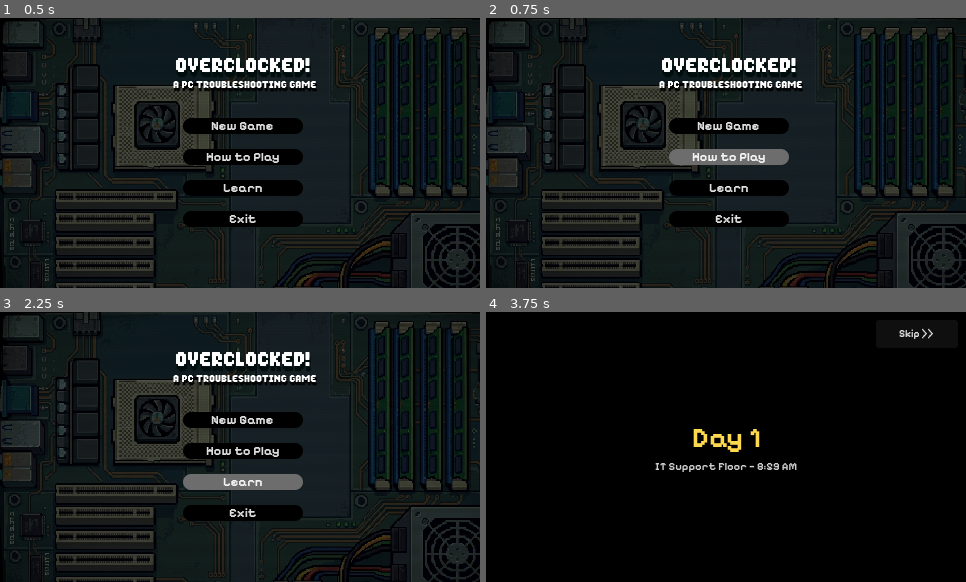
Above: before the commit, frames 1-4 (two rows, left to right).
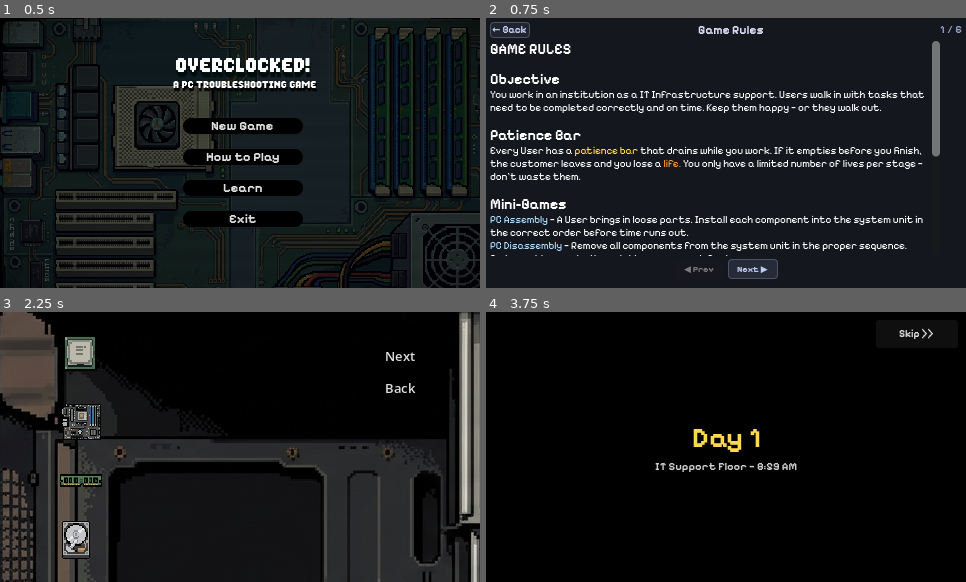
Above: after the commit, the same moments.

Repository: Raikosuu/Full-Tech-Panic_Public
Game: Godot game, scene res://scenes/main_menu.tscn
Two runs of this game, one before a commit and one after it. Both use one fixed random seed, a clock stepped at 60 frames per second and the inputs below. Video files are missing from this copy of the repository; at most half a second of black plays in their place.
Inputs (mouse positions are in pixels of both pictures, inside the frame that each line leads up to):
- Up to frame 1 (0.5 s): no input
- Up to frame 2 (0.75 s): click "How to Play" at 0.5 s
- Up to frame 3 (2.25 s): click (24, 322) at 1.25 s, where only the run after the commit has a clickable "← Back"; click "Learn" at 2 s
- Up to frame 4 (3.75 s): click (884, 387) at 2.75 s, where only the run after the commit has a clickable "Back"; click "New Game" at 3.5 s

Frame 1 is identical in both runs. In frame 2, 30% of the frame differs, in the area x 0-100%, y 0-100%; in frame 3, 59%; in frame 4, nothing differs.

Commit message:
adjusted values for minigames
update visuals for minigame 5 as well as minigame timer adjustments.

Diff:
--- a/mainmenu/scripts/main_menu.gd
+++ b/mainmenu/scripts/main_menu.gd
@@ -31,10 +31,10 @@
 		get_tree().change_scene_to_file(GameState.GAME_SCENE)
 
 func _on_learn_pressed() -> void:
-	pass
+	get_tree().change_scene_to_file("res://learn/scenes/learn.tscn")
 
 func _on_how_to_play_pressed() -> void:
-	pass
+	get_tree().change_scene_to_file("res://scenes/how_to_play.tscn")
 
 func _on_exit_pressed() -> void:
 	get_tree().quit()
--- a/project.godot
+++ b/project.godot
@@ -82,6 +82,10 @@
 ]
 }
 
+[input_devices]
+
+pointing/emulate_touch_from_mouse=true
+
 [rendering]
 
 textures/canvas_textures/default_texture_filter=0
--- a/scenes/minigame1_assembly.tscn
+++ b/scenes/minigame1_assembly.tscn
@@ -41,7 +41,7 @@
 
 [node name="Minigame1_v2" type="Node2D" unique_id=848190952]
 script = ExtResource("1_ldtce")
-time_limit = 30.0
+time_limit = 50.0
 win_screen_scene = ExtResource("2_bbmad")
 lose_screen_scene = ExtResource("3_joesv")
 timer_bar = NodePath("MinigameTimerBar")
--- a/scenes/minigame2_disassembly.tscn
+++ b/scenes/minigame2_disassembly.tscn
@@ -41,7 +41,7 @@
 
 [node name="Minigame2_Disassembly" type="Node2D" unique_id=914727271]
 script = ExtResource("1_i6ods")
-time_limit = 30.0
+time_limit = 50.0
 win_screen_scene = ExtResource("2_dis")
 lose_screen_scene = ExtResource("5_dis")
 timer_bar = NodePath("MinigameTimerBar")
--- a/scenes/minigame3_rj45.tscn
+++ b/scenes/minigame3_rj45.tscn
@@ -69,7 +69,7 @@
 [node name="Minigame3_RJ45" type="Node2D" unique_id=2115188806]
 script = ExtResource("1_rj45sc")
 wrong_crimp_lose_scene = ExtResource("3_qfr1o")
-time_limit = 35.0
+time_limit = 50.0
 win_screen_scene = ExtResource("2_rj45")
 lose_screen_scene = ExtResource("3_rj45")
 
--- a/scenes/minigame4_rj45a.tscn
+++ b/scenes/minigame4_rj45a.tscn
@@ -69,7 +69,7 @@
 [node name="Minigame4_RJ45A" type="Node2D" unique_id=2115188806]
 script = ExtResource("1_omsdi")
 wrong_crimp_lose_scene = ExtResource("2_qbu73")
-time_limit = 35.0
+time_limit = 50.0
 win_screen_scene = ExtResource("3_u3a6j")
 lose_screen_scene = ExtResource("4_b7nb5")
 
--- a/scenes/minigame5_diagnostics.tscn
+++ b/scenes/minigame5_diagnostics.tscn
@@ -5,6 +5,7 @@
 [ext_resource type="PackedScene" uid="uid://bel8ij2nnxtvo" path="res://scenes/lose_screen.tscn" id="3_diag"]
 [ext_resource type="PackedScene" uid="uid://cgu8yawlh8ece" path="res://scenes/patience_bar.tscn" id="4_diag"]
 [ext_resource type="FontFile" uid="uid://castux4fucj02" path="res://assets/fonts/Pixelify_Sans/static/PixelifySans-Bold.ttf" id="5_diag"]
+[ext_resource type="Texture2D" uid="uid://dbd6hundd8ax5" path="res://assets/win-11.jpg" id="6_3aldh"]
 [ext_resource type="Texture2D" uid="uid://d1ap6t6g8oqki" path="res://assets/buttons/Screenshot 2026-06-13 174952.png" id="6_v4nyh"]
 [ext_resource type="Texture2D" uid="uid://m6ta8evgxe08" path="res://assets/buttons/Screenshot 2026-06-13 175647.png" id="7_t8sal"]
 [ext_resource type="Texture2D" uid="uid://07ybm1g6qk3n" path="res://assets/buttons/Screenshot 2026-06-13 175747.png" id="8_3aldh"]
@@ -71,7 +72,7 @@
 
 [node name="Minigame5_diagnostics" type="Node2D" unique_id=920621591]
 script = ExtResource("1_diag")
-time_limit = 60.0
+time_limit = 50.0
 win_screen_scene = ExtResource("2_diag")
 lose_screen_scene = ExtResource("3_diag")
 timer_bar = NodePath("PauseButtonLayer/MinigameTimerBar")
@@ -131,16 +132,19 @@
 grow_horizontal = 2
 grow_vertical = 2
 
-[node name="Wallpaper" type="ColorRect" parent="ScreenUI/MonitorFrame/Desktop" unique_id=933509682]
-layout_mode = 0
-anchor_right = 1.0
-anchor_bottom = 1.0
-grow_horizontal = 2
-grow_vertical = 2
-color = Color(0.05, 0.1, 0.25, 1)
+[node name="Wallpaper" type="TextureRect" parent="ScreenUI/MonitorFrame/Desktop" unique_id=842568441]
+layout_mode = 1
+anchors_preset = 15
+anchor_right = 1.0
+anchor_bottom = 1.0
+grow_horizontal = 2
+grow_vertical = 2
+texture = ExtResource("6_3aldh")
+expand_mode = 3
 
 [node name="WallpaperOverlay" type="ColorRect" parent="ScreenUI/MonitorFrame/Desktop" unique_id=1965400958]
-layout_mode = 0
+layout_mode = 1
+anchors_preset = 15
 anchor_right = 1.0
 anchor_bottom = 1.0
 grow_horizontal = 2
--- a/scenes/npc_1.tscn
+++ b/scenes/npc_1.tscn
@@ -169,7 +169,7 @@
 motion_mode = 1
 wall_min_slide_angle = 0.0
 script = ExtResource("1_ttshn")
-patience_while_seated = 15.0
+patience_while_seated = 20.0
 
 [node name="AnimatedSprite2D" type="AnimatedSprite2D" parent="." unique_id=1986938942]
 position = Vector2(0, -10)
--- a/scenes/npc_2.tscn
+++ b/scenes/npc_2.tscn
@@ -169,7 +169,7 @@
 motion_mode = 1
 wall_min_slide_angle = 0.0
 script = ExtResource("1_23bb0")
-patience_while_seated = 15.0
+patience_while_seated = 20.0
 
 [node name="AnimatedSprite2D" type="AnimatedSprite2D" parent="." unique_id=1538456434]
 position = Vector2(0, -10)
--- a/scripts/game_state.gd
+++ b/scripts/game_state.gd
@@ -26,8 +26,8 @@
 		"day_number":         2,
 		"day_label":          "Day 2",
 		"npcs_to_win":        5,
-		"npc_spawn_min_wait": 2.0,
-		"npc_spawn_max_wait": 2.5,
+		"npc_spawn_min_wait": 2.5,
+		"npc_spawn_max_wait": 3.0,
 		"npc_max_spawn":      22,
 		"allowed_minigames":  [
 			"res://scenes/minigame3_rj45.tscn",
@@ -40,8 +40,8 @@
 		"day_number":         3,
 		"day_label":          "Day 3",
 		"npcs_to_win":        10,
-		"npc_spawn_min_wait": 1.5,
-		"npc_spawn_max_wait": 2.0,
+		"npc_spawn_min_wait": 2.0,
+		"npc_spawn_max_wait": 2.5,
 		"npc_max_spawn":      22,
 		"allowed_minigames":  [
 			"res://scenes/minigame1_assembly.tscn",
@@ -99,6 +99,7 @@
 			"res://scenes/minigame2_disassembly.tscn",
 			"res://scenes/minigame3_rj45.tscn",
 			"res://scenes/minigame4_rj45a.tscn",
+			"res://scenes/minigame5_diagnostics.tcsn",
 		]
 	return pool
 
--- a/scripts/minigame5_diagnostics.gd
+++ b/scripts/minigame5_diagnostics.gd
@@ -324,7 +324,7 @@
 		try_complete()
 	else:
 		_show_toast("❌ Wrong fix. Re-scan and try again.")
-		_subtract_time(8.0)
+		_subtract_time(5.0)
 		_scan_button.disabled = false
 		_fix_button.disabled = true
 		_phase = "scan"
Binary file added: assets/win-11.jpg
Not shown, added: assets/win-11.jpg.import
